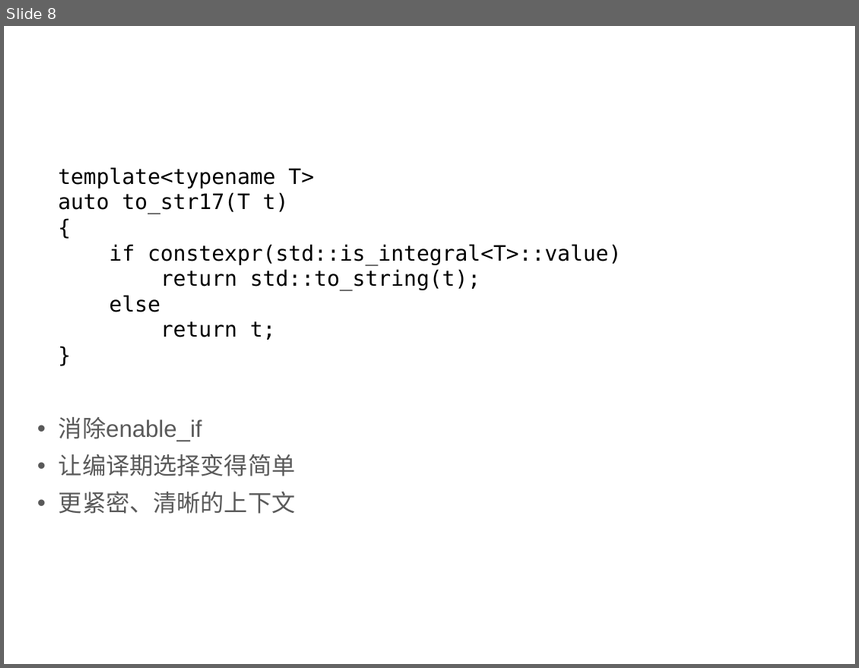
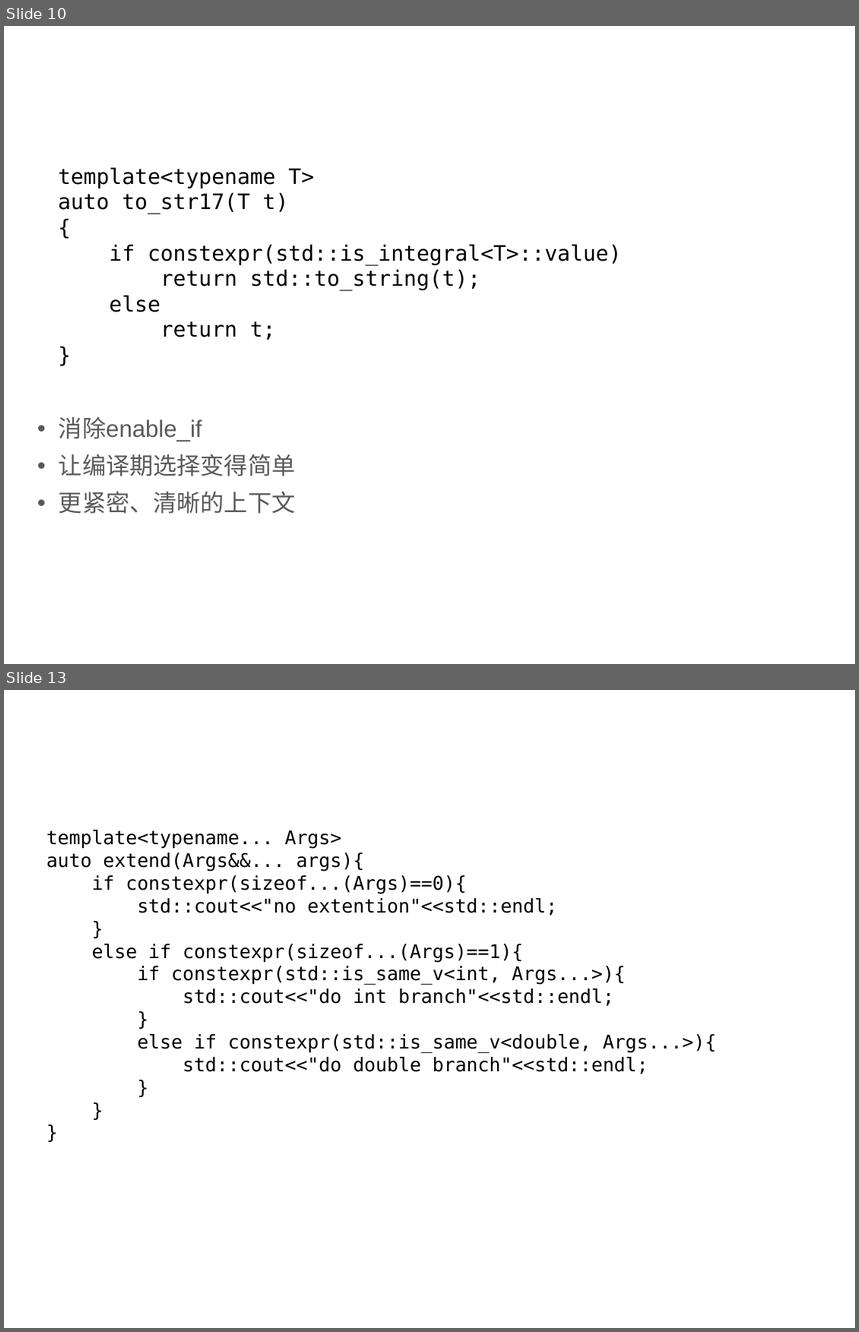
Before and after one commit to qicosmos/cppcon2017, a slide deck: CPP-Summit.pptx. Shown one above the other, each under a label of ours: slide 8 before the commit, slides 10 and 13 after it; the slides between them are not shown. The pictures are 859x668 and 859x1332 pixels, drawn with LibreOffice and Linux fonts; fonts in the diff are those of the drawing; background and template pictures are left out. Boxes give left, top, right and bottom in pixels: in the first picture for what was removed or moved away, otherwise in the second. Text is boxed around its words. In the diff, an @@ line names an element or a change of style, - is before the commit and + after.

```diff
--- a/CPP-Summit.pptx
+++ b/CPP-Summit.pptx
@@ slide 13 added at bbox=[4, 690, 855, 1328], background #FFFFFF @@
@@ text added at bbox=[28, 719, 640, 757], 24 pt, text #FFFFFF @@
+Constexpr If + Variadic Template
@@ text added at bbox=[47, 830, 716, 1075], 16 pt, text #000000 @@
+template<typename... Args>
+auto extend(Args&&... args){
+if constexpr(sizeof...(Args)==0){
+std::cout<<"no extention"<<std::endl;
+}
+else if constexpr(sizeof...(Args)==1){
+if constexpr(std::is_same_v<int, Args...>){
+std::cout<<"do int branch"<<std::endl;
+}
+else if constexpr(std::is_same_v<double, Args...>){
+std::cout<<"do double branch"<<std::endl;
+}
+}
+}
@@ what was slide 8 is now slide 10 @@
```
Also in this commit, not shown: 3 slides changed, 3 other slides added, 1 slide removed.
